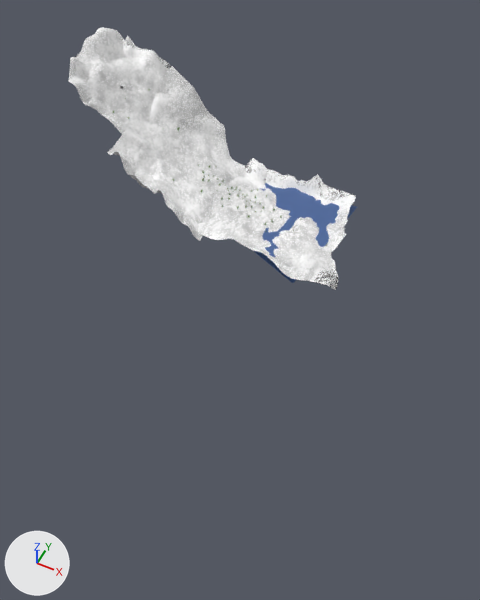
A saved change to the glTF model assets/models/ski_map.glb.
Rendered twice from a 50 mm lens placed at (35.4, -52.8, 49.7), pointed at (15.6, -13.3, 0.3). The axes (+X, +Y, +Z) are drawn at lower left. The lights are the same throughout. Where no turn or scale is listed for an object, it has been applied to the vertices. Vertices at the same position are counted once.

Names of what the first picture shows: 'Landscape.001', 'Landscape.002', 'Landscape.003', 'Plane'.
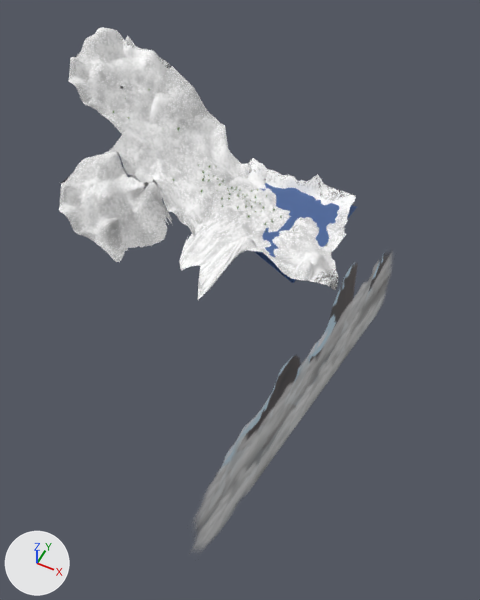
Diff of the bpy script that builds the scene:
```diff
--- a/assets/models/ski_map.glb.py
+++ b/assets/models/ski_map.glb.py
@@ img_sky_3 @@
+img_sky_3 = load_image('SKY_3', '_unpacked/SKY_3', 1920, 1080, 'sRGB')
@@ mat_ciel_1_002 @@
+mat_ciel_1_002 = principled_material('Ciel_1.002')
+mat_ciel_1_002.texture = img_sky_3  # with its transparency
@@ mat_montagne_1_001 @@
+mat_montagne_1_001 = principled_material('Montagne_1.001')
+mat_montagne_1_001.texture = img_montagne_low
@@ me_landscape_001 @@
 # used by ob_landscape_001; location = (11.4, -1.5, 0.7)
-me_landscape_001.from_pydata(...)  # 1938 vertices, 3706 faces; spans x -4.4..12.7, y -8.9..6.9, z -0.6..3.0
+me_landscape_001.from_pydata(...)  # 2085 vertices, 3985 faces; spans x -4.4..12.7, y -14.1..6.9, z -0.6..3.4
+# me_landscape_001 part 1: 121 vertices moved from x -3.7..4.6, y -7.7..-3.7, z 1.0..3.0 to x -3.8..4.7, y -10.4..-3.7, z 1.0..3.4; 47 vertices removed from x -4.0..1.9, y -7.7..-5.1, z 1.0..3.0; 194 vertices added at x -4.1..3.0, y -14.1..-5.9, z 0.1..3.0
+# me_landscape_001 part 2: 189 vertices moved from x 7.2..10.4, y -8.5..-3.5, z 1.0..2.4 to x 6.9..10.4, y -8.4..-3.5, z 1.0..3.1
 me_landscape_001.materials.append(mat_montagne_1)
@@ me_ciel_1_002 @@
+me_ciel_1_002.from_pydata(...)  # 4 vertices, 2 faces; spans x -2.6..2.6, y -19.3..19.3, z -11.0..11.0
+me_ciel_1_002.materials.append(mat_ciel_1_002)  # picture img_sky_3
@@ me_landscape_004 @@
+me_landscape_004.from_pydata(...)  # 1228 vertices, 2305 faces; spans x -3.72..5.86, y -6.75..3.31, z -4.13..3.54
+me_landscape_004.materials.append(mat_montagne_1_001)  # picture img_montagne_low
@@ ob_sky_4 @@
+ob_sky_4 = bpy.data.objects.new('SKY_4', me_ciel_1_002)
+ob_sky_4.location = (24.5, -16.2, 0.0)
@@ ob_landscape_004 @@
+ob_landscape_004 = bpy.data.objects.new('Landscape.004', me_landscape_004)
+ob_landscape_004.location = (-0.5, -10.1, 5.6)
```

Where the change shows, as pixel boxes [x1, y1, x2, y2] in the pictures (480 x 600 px; the box of a moved part takes in the faces that stretch with it):
'SKY_4', added
    after: [195, 253, 391, 549]
'Landscape.001', reshaped (12% wider, 8% taller)
    before: [198, 158, 356, 290]
    after: [179, 158, 356, 300]
'Landscape.004', added
    after: [59, 151, 172, 262]
part 1 of me_landscape_001, moved or reshaped
    before: [198, 212, 269, 257]
    after: [179, 212, 269, 300]
part 2 of me_landscape_001, moved or reshaped
    both: [274, 244, 327, 279]
